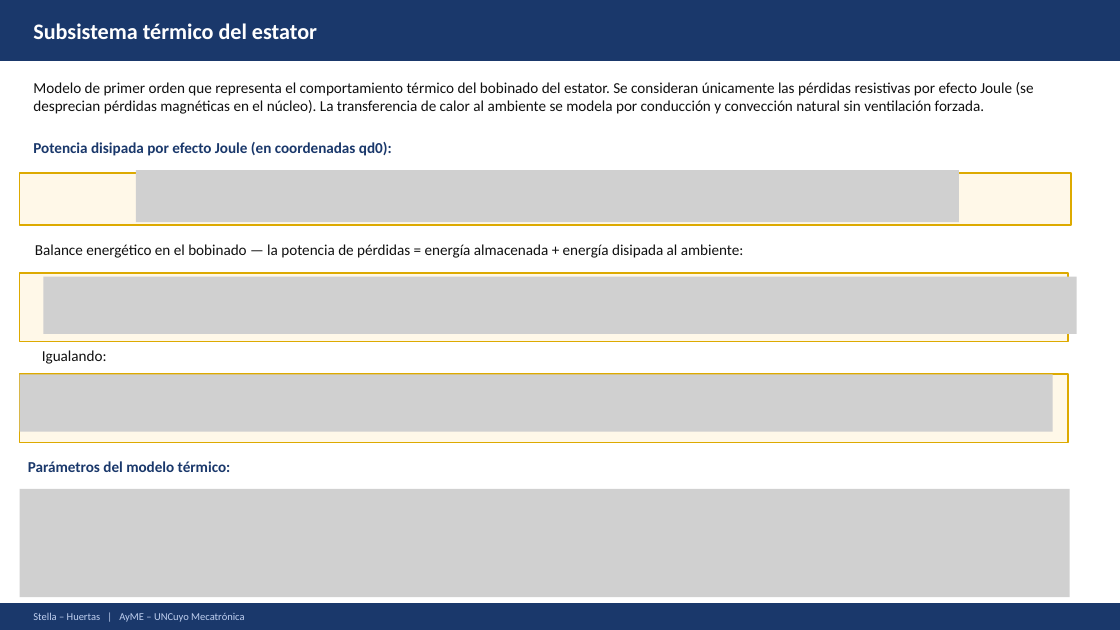
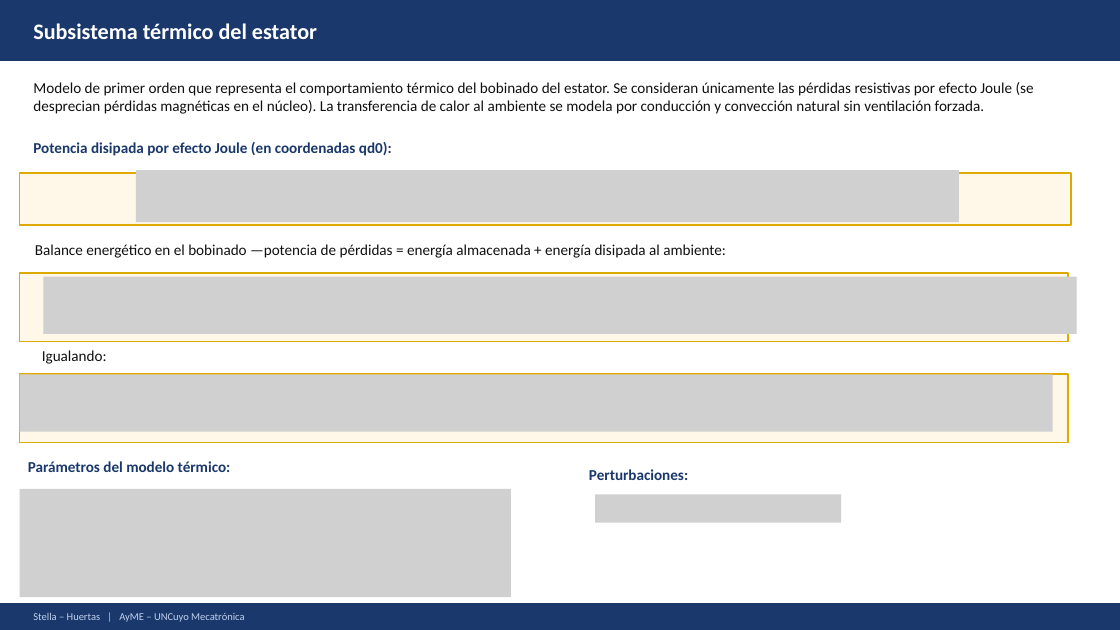
Before and after one commit to Juan-Stella/Automatica-y-maquinas-electricas-final, a slide deck: slide 13 of Presentación/AyME_Stella_Huertas_Presentacion_Correcciones_reducido.pptx. Drawn at 1120x630 pixels with LibreOffice and Linux fonts; fonts in the diff are those of the drawing; grey boxes stand for pictures. Boxes give left, top, right and bottom in pixels: in the first picture for what was removed or moved away, otherwise in the second. Text is boxed around its words. In the diff, an @@ line names an element or a change of style, - is before the commit and + after.

```diff
--- a/Presentación/AyME_Stella_Huertas_Presentacion_Correcciones_reducido.pptx
+++ b/Presentación/AyME_Stella_Huertas_Presentacion_Correcciones_reducido.pptx
@@ text at <box>35,244,726,258</box>: text changed @@
-Balance energético en el bobinado — la potencia de pérdidas = energía almacenada + energía disipada al ambiente:
+Balance energético en el bobinado —potencia de pérdidas = energía almacenada + energía disipada al ambiente:
@@ text added at <box>589,469,688,480</box>, 13 pt, text #1A386B, bold @@
+Perturbaciones:
@@ picture: place and size @@
-picture at <box>19,489,1070,597</box>
+picture at <box>19,489,511,597</box>
@@ picture added at <box>596,495,842,523</box> @@
```
Also in this commit, not shown: 5 other slides changed.
